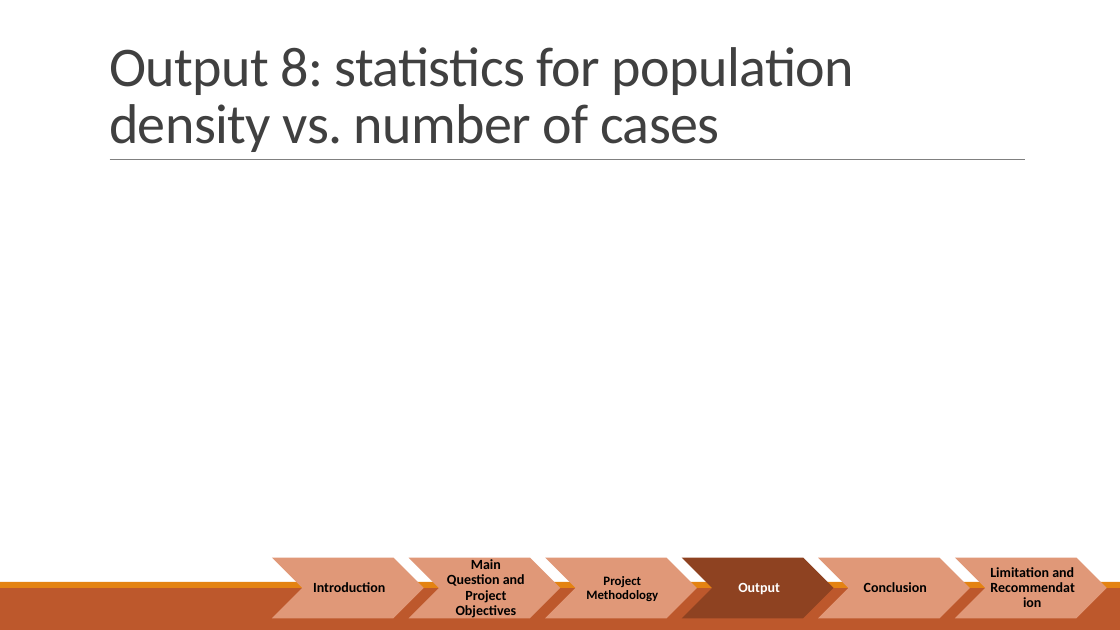
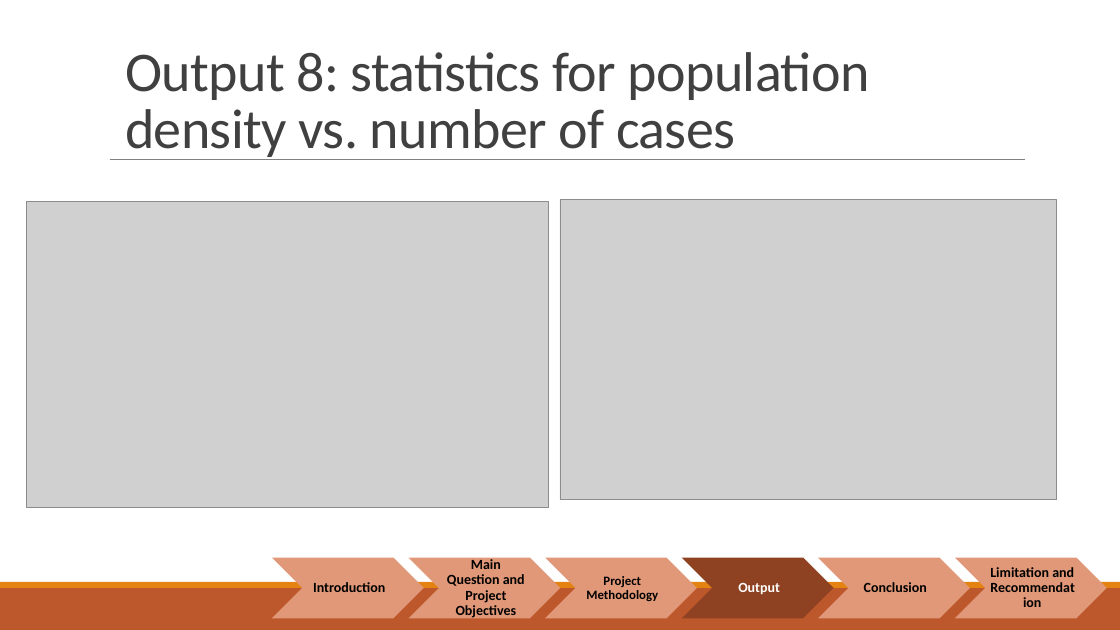
Before and after one commit to NormanGwinn/Project1_Group1, a slide deck: slide 13 of COVID-19-gini.pptx. Drawn at 1120x630 pixels with LibreOffice and Linux fonts; fonts in the diff are those of the drawing; grey boxes stand for pictures. Boxes give left, top, right and bottom in pixels: in the first picture for what was removed or moved away, otherwise in the second. Text is boxed around its words. In the diff, an @@ line names an element or a change of style, - is before the commit and + after.

```diff
--- a/COVID-19-gini.pptx
+++ b/COVID-19-gini.pptx
@@ title "Output 8: statistics for population ...": place and size @@
-title "Output 8: statistics for population ..." at (109,47,854,152)
+title "Output 8: statistics for population ..." at (125,52,870,160)
@@ picture added at (26,202,549,507) @@
@@ picture added at (560,200,1057,500) @@
```
Also in this commit, not shown: 7 other slides changed.
